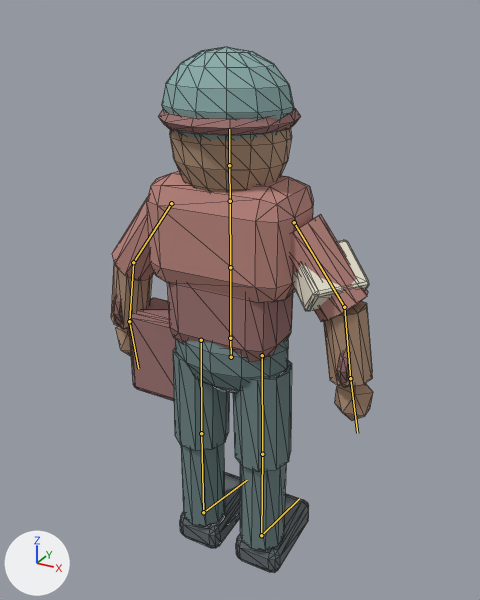
Renders of the glTF model public/models/characters/asha-bell.glb from each side of a commit.
The view is the same before and after, from a camera (50 mm lens) standing at (1.091, -1.914, 2.14) and looking at (-0.041, 0.143, 1.111). The lights are fixed; the arrows at lower left show +X, +Y and +Z. The picture after the commit comes second. The bones that change, and the others that lie on the model, are drawn over the model as lines. Mesh edges are drawn as thin lines.

Objects in the first picture: 'asha-survivor-mesh'.
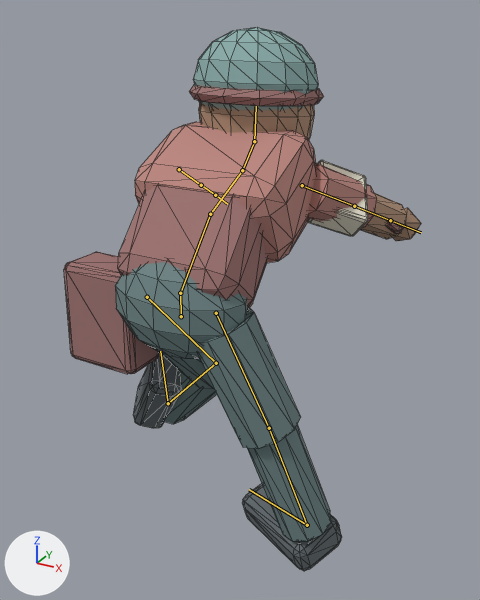
The newer file adds an action. The first version stands in its rest pose; the second is drawn at frame 1 of the action 'asha_BikeIdle'.

Where the change shows, as pixel boxes [x1, y1, x2, y2] in the pictures (480 x 600 px):
'asha-survivor-mesh', posed (36% wider): before [111, 47, 373, 573]; after [64, 27, 421, 571]
bone 'Pelvis', root to tip: before (231, 357) to (230, 338); after (181, 316) to (180, 293)
bone 'Spine', root to tip: before (230, 338) to (230, 267); after (180, 293) to (210, 214)
bone 'Chest', root to tip: before (230, 267) to (230, 201); after (210, 214) to (242, 170)
bone 'Neck', root to tip: before (230, 201) to (229, 165); after (242, 170) to (254, 141)
bone 'Head', root to tip: before (229, 165) to (229, 129); after (254, 141) to (256, 106)
bone 'UpperArm.L', root to tip: before (294, 222) to (344, 307); after (302, 185) to (354, 206)
bone 'Forearm.L', root to tip: before (344, 307) to (350, 378); after (354, 206) to (390, 220)
bone 'Hand.L', root to tip: before (350, 378) to (357, 433); after (390, 220) to (421, 232)
bone 'UpperArm.R', root to tip: before (171, 203) to (133, 262); after (179, 169) to (201, 185)
bone 'Forearm.R', root to tip: before (133, 262) to (129, 321); after (201, 185) to (215, 195)
bone 'Hand.R', root to tip: before (129, 321) to (138, 368); after (215, 195) to (227, 204)
bone 'Thigh.L', root to tip: before (262, 355) to (262, 454); after (216, 313) to (269, 428)
bone 'Shin.L', root to tip: before (262, 454) to (261, 535); after (269, 428) to (307, 525)
bone 'Foot.L', root to tip: before (261, 535) to (299, 498); after (307, 525) to (249, 489)
bone 'Thigh.R', root to tip: before (201, 340) to (201, 433); after (147, 297) to (216, 363)
bone 'Shin.R', root to tip: before (201, 433) to (203, 512); after (216, 363) to (168, 403)
bone 'Foot.R', root to tip: before (203, 512) to (247, 480); after (168, 403) to (160, 351)

The edits, one by one:
Bone 'Pelvis' (bone_pelvis) moves from (0.0, 0.0, 0.0) to (0.0, 0.3, 0.32).
Bone 'Pelvis' (bone_pelvis) turns from (0, 0, 0) to (-2, 0, 0) degrees about its own x, y and z.
Bone 'Spine' (bone_spine) turns from (0, 0, 0) to (-40, 0, 0) degrees about its own x, y and z.
Bone 'Chest' (bone_chest) turns from (0, 0, 0) to (-23, 0, 0) degrees about its own x, y and z.
Bone 'Neck' (bone_neck) turns from (0, 0, 0) to (20, 0, 0) degrees about its own x, y and z.
Bone 'Head' (bone_head) turns from (0, 0, 0) to (41, 0, 0) degrees about its own x, y and z.
Bone 'UpperArm.L' (bone_upperarm_l) turns from (0, 0, 0) to (110, -6, 25) degrees about its own x, y and z.
Bone 'Forearm.L' (bone_forearm_l) turns from (0, 0, 0) to (4, 2, -27) degrees about its own x, y and z.
Bone 'Hand.L' (bone_hand_l) turns from (0, 0, 0) to (-13, 0, -6) degrees about its own x, y and z.
Bone 'UpperArm.R' (bone_upperarm_r) turns from (0, 0, 0) to (70, -6, 155) degrees about its own x, y and z.
Bone 'Forearm.R' (bone_forearm_r) turns from (0, 0, 0) to (4, -2, 27) degrees about its own x, y and z.
Bone 'Hand.R' (bone_hand_r) turns from (0, 0, 0) to (-13, 0, 6) degrees about its own x, y and z.
Bone 'Thigh.L' (bone_thigh_l) turns from (0, 0, 0) to (17, -58, -36) degrees about its own x, y and z.
Bone 'Shin.L' (bone_shin_l) turns from (0, 0, 0) to (4, 0, 0) degrees about its own x, y and z.
Bone 'Foot.L' (bone_foot_l) turns from (0, 0, 0) to (10, 0, 0) degrees about its own x, y and z.
Bone 'Thigh.R' (bone_thigh_r) turns from (0, 0, 0) to (-74, -128, 49) degrees about its own x, y and z.
Bone 'Shin.R' (bone_shin_r) turns from (0, 0, 0) to (61, 2, -2) degrees about its own x, y and z.
Bone 'Foot.R' (bone_foot_r) turns from (0, 0, 0) to (75, 1, -1) degrees about its own x, y and z.
